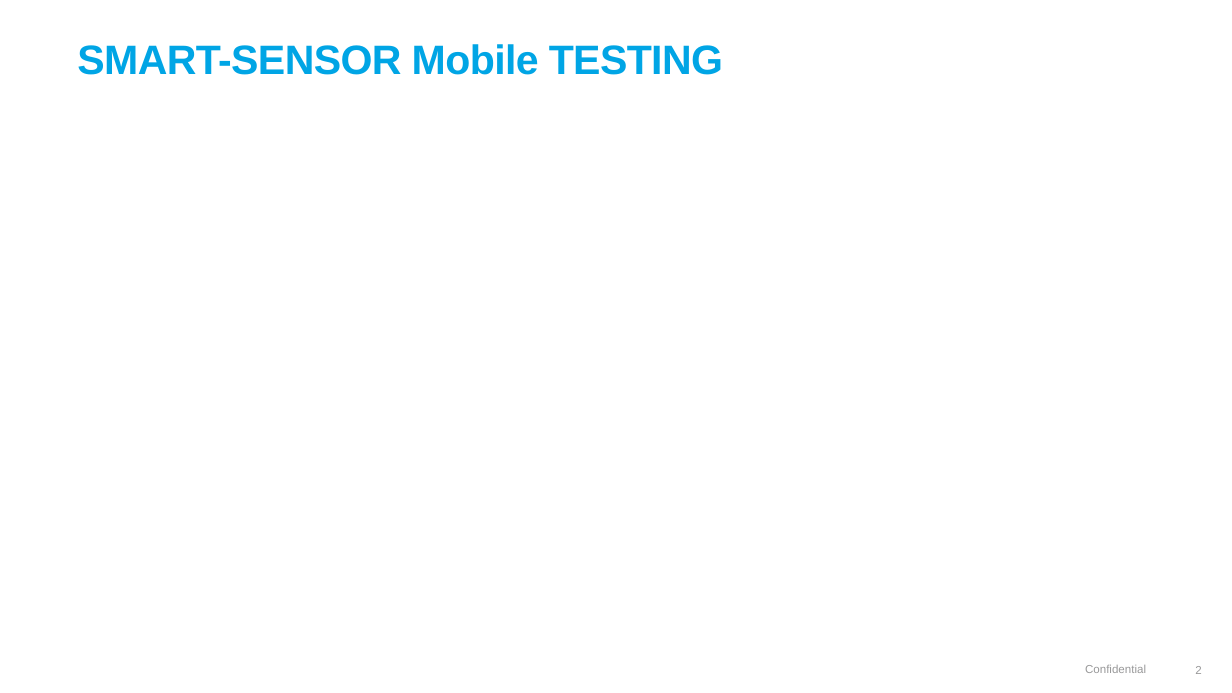
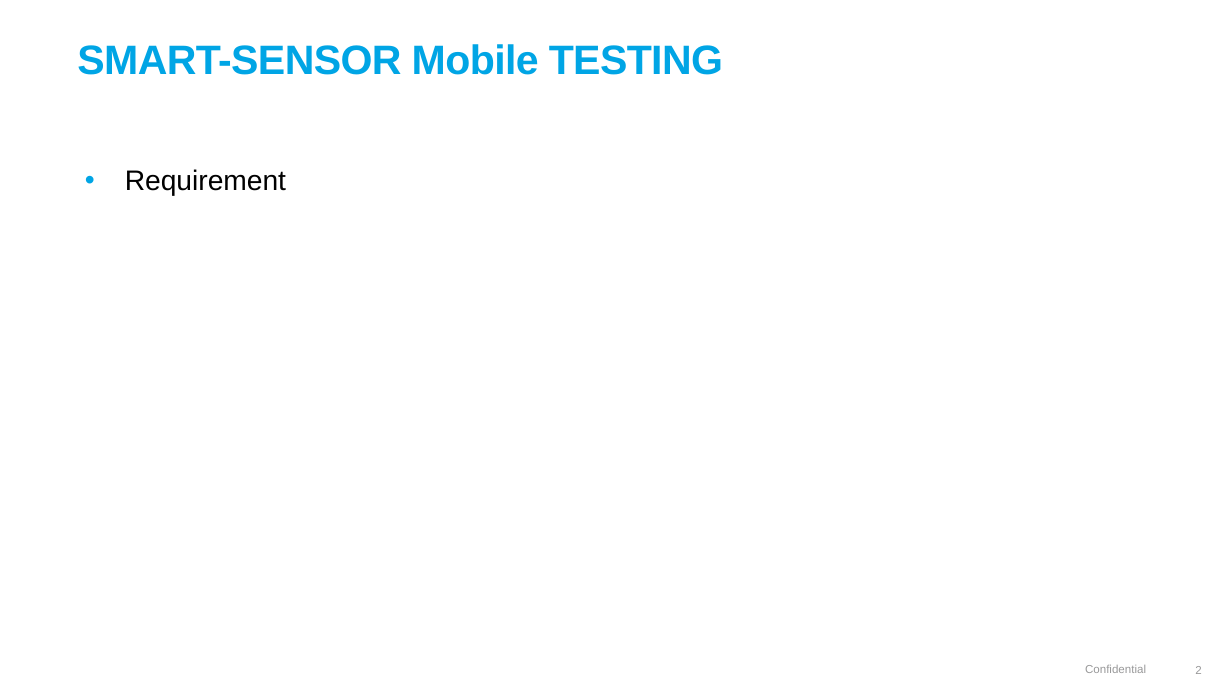
Before and after one commit to lasse1900/test_assignment_30032022, a slide deck: slide 2 of QA SIMULATION PROJECT.pptx. Drawn at 1232x693 pixels with LibreOffice and Linux fonts; fonts in the diff are those of the drawing; background and template pictures are left out. Boxes give left, top, right and bottom in pixels: in the first picture for what was removed or moved away, otherwise in the second. Text is boxed around its words. In the diff, an @@ line names an element or a change of style, - is before the commit and + after.

```diff
--- a/QA SIMULATION PROJECT.pptx
+++ b/QA SIMULATION PROJECT.pptx
@@ text added at box(125, 169, 286, 196), 22 pt, text #000000 @@
+• Requirement
```
Also in this commit, not shown: 7 other slides changed, 2 slides added.
